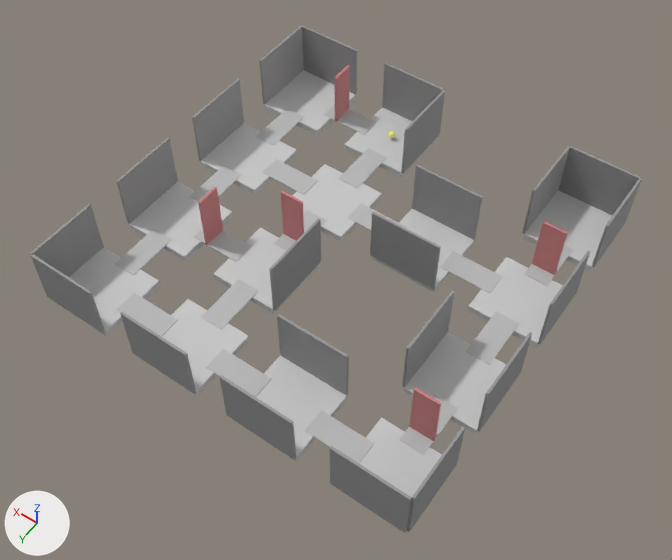
The Blender file m3/dungeon_procedural_generation.blend as it was, and as the next commit left it.
Both versions are drawn from a 50 mm lens placed at (-13.5, 52.6, 58.0), pointed at (12.6, 16.0, 0.5). The axes (+X, +Y, +Z) are drawn at lower left. The lights are the same throughout.
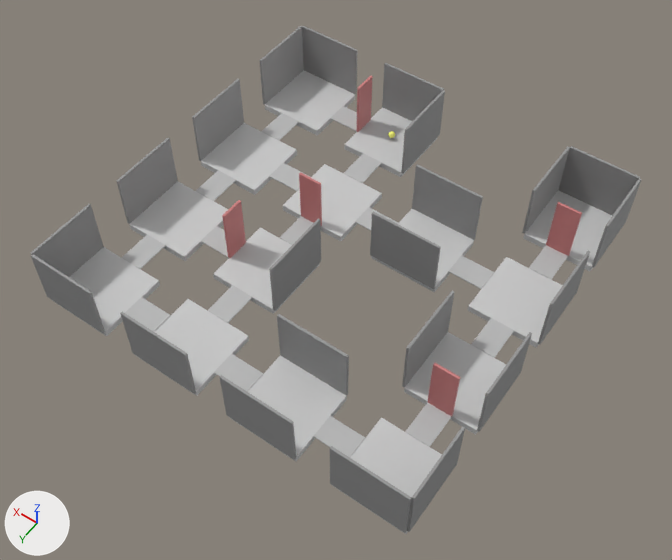
Where the change shows, as pixel boxes [x1, y1, x2, y2] in the pictures (672 x 560 px):
'Door_0.00_2.60_0', moved
    before: [409, 387, 441, 441]
    after: [428, 363, 460, 417]
'Door_0.00_0.60_0', moved
    before: [532, 221, 568, 275]
    after: [546, 202, 582, 256]
'Door_2.60_2.00_0', moved
    before: [198, 187, 223, 244]
    after: [222, 200, 246, 258]
'Door_2.00_1.60_0', moved
    before: [281, 191, 304, 241]
    after: [299, 172, 322, 226]
'Corridor_H_0_3_1_3_0', rescaled (24% narrower, 22% shorter)
    before: [305, 410, 374, 463]
    after: [313, 416, 365, 457]
'Corridor_V_0_2_0_3_0', rescaled (22% narrower, 26% shorter)
    before: [399, 394, 458, 455]
    after: [405, 402, 451, 447]
'Corridor_H_1_3_2_3_0', rescaled (24% narrower, 20% shorter)
    before: [206, 349, 271, 397]
    after: [214, 354, 263, 392]
'Door_2.60_0.00_0', moved
    before: [335, 65, 350, 121]
    after: [356, 76, 373, 132]
'Corridor_V_2_2_2_3_0', rescaled (19% narrower, 25% shorter)
    before: [202, 279, 258, 330]
    after: [208, 285, 253, 323]
'Corridor_H_2_3_3_3_0', rescaled (25% narrower, 20% shorter)
    before: [116, 293, 178, 337]
    after: [125, 297, 171, 332]
'Corridor_H_0_1_1_1_0', rescaled (24% narrower, 19% shorter)
    before: [441, 251, 502, 293]
    after: [448, 255, 494, 289]
'Corridor_V_3_2_3_3_0', rescaled (22% narrower, 26% shorter)
    before: [115, 229, 172, 275]
    after: [122, 235, 166, 269]
'Corridor_V_0_0_0_1_0', rescaled
    before: [524, 245, 573, 286]
    after: [529, 245, 568, 280]
'Corridor_H_2_2_3_2_0', rescaled
    before: [194, 228, 252, 262]
    after: [201, 226, 229, 258]
'Corridor_H_2_1_3_1_0', rescaled (25% narrower, 22% shorter)
    before: [262, 159, 318, 195]
    after: [269, 163, 311, 191]
'Corridor_V_3_0_3_1_0', rescaled (19% narrower, 22% shorter)
    before: [257, 109, 304, 145]
    after: [261, 113, 299, 141]
'Corridor_H_1_1_2_1_0', rescaled (24% narrower, 14% shorter)
    before: [348, 203, 406, 231]
    after: [355, 207, 399, 231]

Patch to the scene script:
```diff
--- a/m3/dungeon_procedural_generation.blend.py
+++ b/m3/dungeon_procedural_generation.blend.py
@@ ob_corridor_v_0_0_0_1_0 @@
 ob_corridor_v_0_0_0_1_0.location = (0.0, 4.5, 0.3)
-ob_corridor_v_0_0_0_1_0.scale = (2.0, 4.5, 0.1)
+ob_corridor_v_0_0_0_1_0.scale = (2.0, 3.0, 0.1)
@@ ob_door_0_00_0_60_0 @@
 ob_door_0_00_0_60_0 = bpy.data.objects.new('Door_0.00_0.60_0', me_cube_10402)
-ob_door_0_00_0_60_0.location = (0.0, 5.4, 2.8)
+ob_door_0_00_0_60_0.location = (0.0, 3.0, 2.8)
 ob_door_0_00_0_60_0.rotation_euler = (0.0, 0.0, -3.142)  # degrees (0, 0, -180)
@@ ob_corridor_h_0_1_1_1_0 @@
 ob_corridor_h_0_1_1_1_0.location = (4.5, 9.0, 0.3)
-ob_corridor_h_0_1_1_1_0.scale = (4.5, 2.0, 0.1)
+ob_corridor_h_0_1_1_1_0.scale = (3.0, 2.0, 0.1)
@@ ob_corridor_v_0_2_0_3_0 @@
 ob_corridor_v_0_2_0_3_0.location = (0.0, 22.5, 0.3)
-ob_corridor_v_0_2_0_3_0.scale = (2.0, 4.5, 0.1)
+ob_corridor_v_0_2_0_3_0.scale = (2.0, 3.0, 0.1)
@@ ob_door_0_00_2_60_0 @@
 ob_door_0_00_2_60_0 = bpy.data.objects.new('Door_0.00_2.60_0', me_cube_10406)
-ob_door_0_00_2_60_0.location = (0.0, 23.4, 2.8)
+ob_door_0_00_2_60_0.location = (0.0, 21.0, 2.8)
 ob_door_0_00_2_60_0.rotation_euler = (0.0, 0.0, -3.142)  # degrees (0, 0, -180)
@@ ob_corridor_h_0_3_1_3_0 @@
 ob_corridor_h_0_3_1_3_0.location = (4.5, 27.0, 0.3)
-ob_corridor_h_0_3_1_3_0.scale = (4.5, 2.0, 0.1)
+ob_corridor_h_0_3_1_3_0.scale = (3.0, 2.0, 0.1)
@@ ob_corridor_h_1_1_2_1_0 @@
 ob_corridor_h_1_1_2_1_0.location = (13.5, 9.0, 0.3)
-ob_corridor_h_1_1_2_1_0.scale = (4.5, 2.0, 0.1)
+ob_corridor_h_1_1_2_1_0.scale = (3.0, 2.0, 0.1)
@@ ob_corridor_h_1_3_2_3_0 @@
 ob_corridor_h_1_3_2_3_0.location = (13.5, 27.0, 0.3)
-ob_corridor_h_1_3_2_3_0.scale = (4.5, 2.0, 0.1)
+ob_corridor_h_1_3_2_3_0.scale = (3.0, 2.0, 0.1)
@@ ob_door_2_60_0_00_0 @@
 ob_door_2_60_0_00_0 = bpy.data.objects.new('Door_2.60_0.00_0', me_cube_10411)
-ob_door_2_60_0_00_0.location = (23.4, 0.0, 2.8)
+ob_door_2_60_0_00_0.location = (21.0, 0.0, 2.8)
 ob_door_2_60_0_00_0.rotation_euler = (0.0, 0.0, 3.142)  # degrees (0, 0, 180)
@@ ob_corridor_h_2_1_3_1_0 @@
 ob_corridor_h_2_1_3_1_0.location = (22.5, 9.0, 0.3)
-ob_corridor_h_2_1_3_1_0.scale = (4.5, 2.0, 0.1)
+ob_corridor_h_2_1_3_1_0.scale = (3.0, 2.0, 0.1)
@@ ob_door_2_00_1_60_0 @@
 ob_door_2_00_1_60_0 = bpy.data.objects.new('Door_2.00_1.60_0', me_cube_10415)
-ob_door_2_00_1_60_0.location = (18.0, 14.4, 2.8)
+ob_door_2_00_1_60_0.location = (18.0, 12.0, 2.8)
 ob_door_2_00_1_60_0.rotation_euler = (0.0, 0.0, -3.142)  # degrees (0, 0, -180)
@@ ob_corridor_h_2_2_3_2_0 @@
 ob_corridor_h_2_2_3_2_0.location = (22.5, 18.0, 0.3)
-ob_corridor_h_2_2_3_2_0.scale = (4.5, 2.0, 0.1)
+ob_corridor_h_2_2_3_2_0.scale = (3.0, 2.0, 0.1)
@@ ob_door_2_60_2_00_0 @@
 ob_door_2_60_2_00_0 = bpy.data.objects.new('Door_2.60_2.00_0', me_cube_10417)
-ob_door_2_60_2_00_0.location = (23.4, 18.0, 2.8)
+ob_door_2_60_2_00_0.location = (21.0, 18.0, 2.8)
 ob_door_2_60_2_00_0.rotation_euler = (0.0, 0.0, 3.142)  # degrees (0, 0, 180)
@@ ob_corridor_v_2_2_2_3_0 @@
 ob_corridor_v_2_2_2_3_0.location = (18.0, 22.5, 0.3)
-ob_corridor_v_2_2_2_3_0.scale = (2.0, 4.5, 0.1)
+ob_corridor_v_2_2_2_3_0.scale = (2.0, 3.0, 0.1)
@@ ob_corridor_h_2_3_3_3_0 @@
 ob_corridor_h_2_3_3_3_0.location = (22.5, 27.0, 0.3)
-ob_corridor_h_2_3_3_3_0.scale = (4.5, 2.0, 0.1)
+ob_corridor_h_2_3_3_3_0.scale = (3.0, 2.0, 0.1)
@@ ob_corridor_v_3_0_3_1_0 @@
 ob_corridor_v_3_0_3_1_0.location = (27.0, 4.5, 0.3)
-ob_corridor_v_3_0_3_1_0.scale = (2.0, 4.5, 0.1)
+ob_corridor_v_3_0_3_1_0.scale = (2.0, 3.0, 0.1)
@@ ob_corridor_v_3_2_3_3_0 @@
 ob_corridor_v_3_2_3_3_0.location = (27.0, 22.5, 0.3)
-ob_corridor_v_3_2_3_3_0.scale = (2.0, 4.5, 0.1)
+ob_corridor_v_3_2_3_3_0.scale = (2.0, 3.0, 0.1)
```
